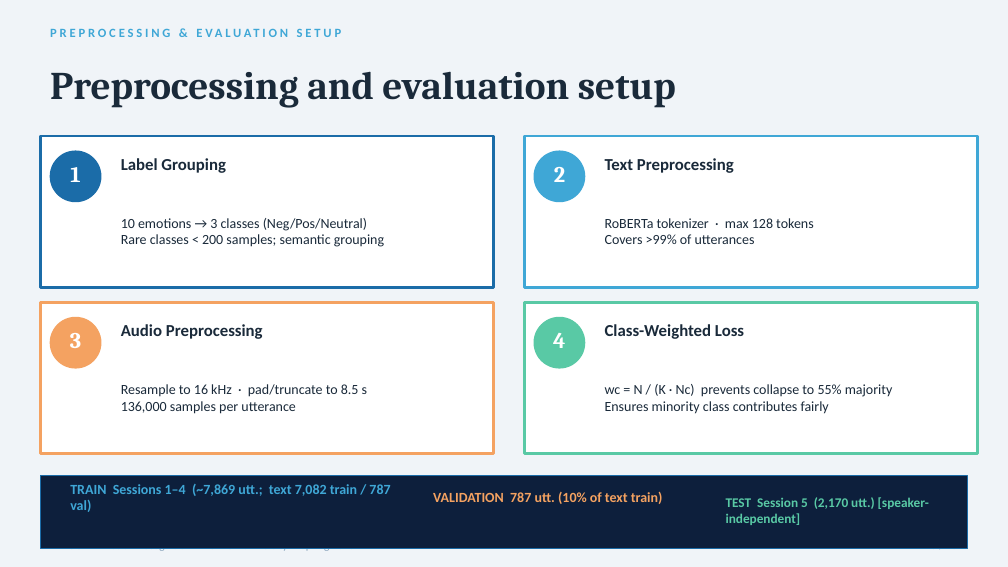
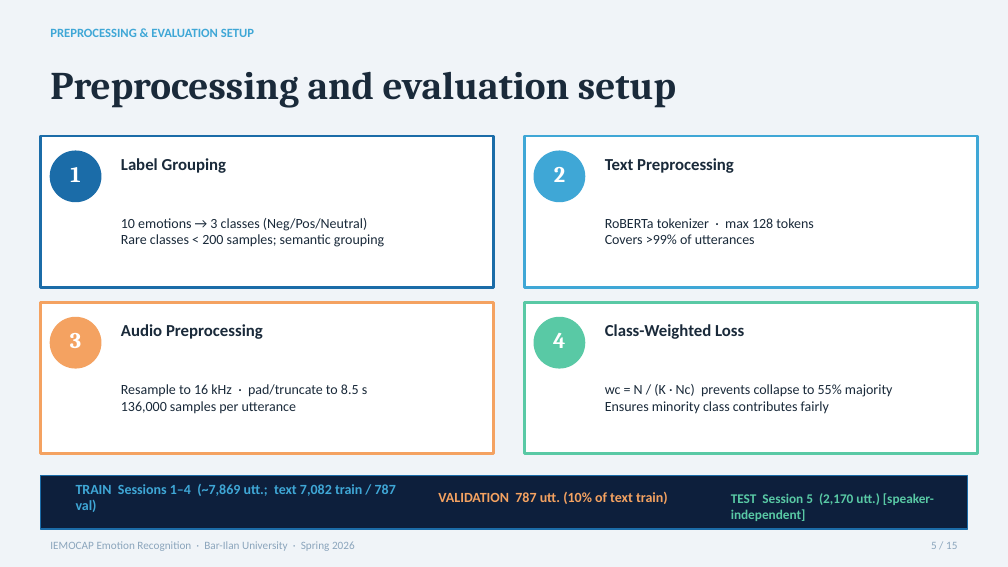
Before and after one commit to almahova/iemocap-proj, a slide deck: slide 5 of docs/Presentation.pptx. Drawn at 1008x567 pixels with LibreOffice and Linux fonts; fonts in the diff are those of the drawing. Boxes give left, top, right and bottom in pixels: in the first picture for what was removed or moved away, otherwise in the second. Text is boxed around its words. In the diff, an @@ line names an element or a change of style, - is before the commit and + after.

```diff
--- a/docs/Presentation.pptx
+++ b/docs/Presentation.pptx
@@ text "PREPROCESSING & EVALUATION SETUP" at [50, 28, 254, 37]: letter spacing 2 to 0 pt @@
@@ rectangle: place and size @@
-rectangle at [40, 476, 968, 548]
+rectangle at [40, 476, 968, 529]
@@ text "TRAIN Sessions 1–4 (~7,869 utt.; ...": place and size @@
-text "TRAIN Sessions 1–4 (~7,869 utt.; ..." at [70, 484, 390, 512]
+text "TRAIN Sessions 1–4 (~7,869 utt.; ..." at [76, 484, 396, 512]
@@ text "VALIDATION 787 utt. (10% of ...": place and size @@
-text "VALIDATION 787 utt. (10% of ..." at [433, 492, 663, 504]
+text "VALIDATION 787 utt. (10% of ..." at [438, 492, 668, 504]
@@ text "TEST Session 5 (2,170 utt.) ...": place and size @@
-text "TEST Session 5 (2,170 utt.) ..." at [726, 497, 929, 525]
+text "TEST Session 5 (2,170 utt.) ..." at [731, 493, 934, 521]
@@ text "IEMOCAP Emotion Recognition · Bar-Ilan ..." rewrapped from [50, 548, 355, 553] to [50, 541, 355, 551] @@
@@ text "5 / 15": place and size @@
-text "5 / 15" at [931, 548, 957, 553]
+text "5 / 15" at [931, 542, 957, 549]
```
Also in this commit, not shown: 15 other slides changed.
